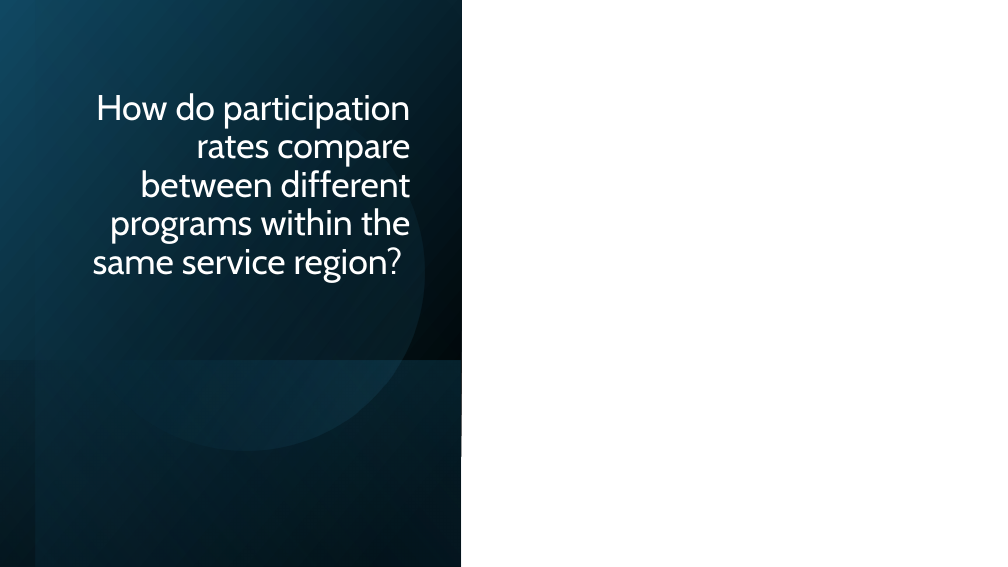
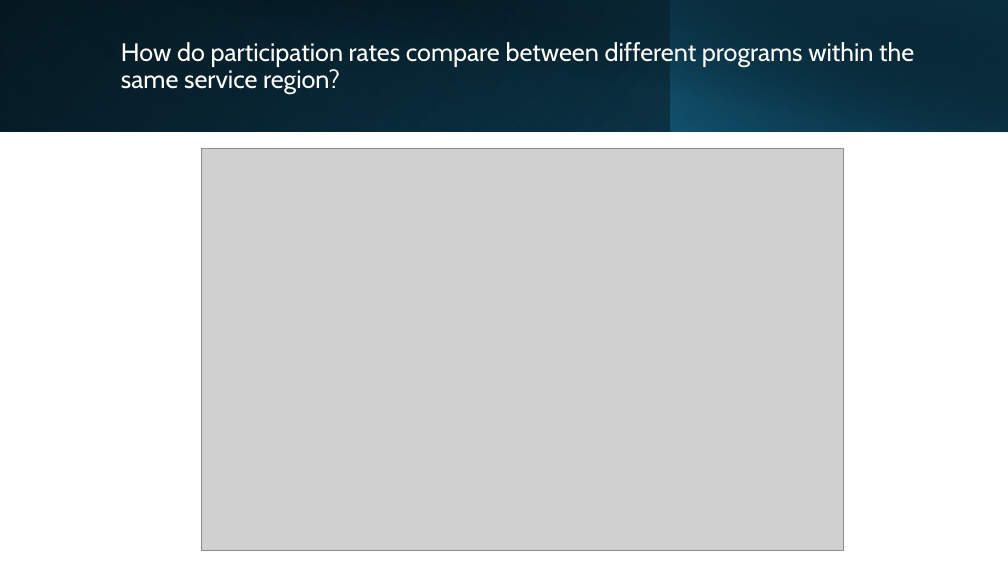
Before and after one commit to Anusha-raju/AmeriCorps-Volunteers, a slide deck: slide 9 of AmeriCorps EDA.pptx (slide 11 before the commit). Drawn at 1008x567 pixels with LibreOffice and Linux fonts; fonts in the diff are those of the drawing; grey boxes stand for pictures. Boxes give left, top, right and bottom in pixels: in the first picture for what was removed or moved away, otherwise in the second. Text is boxed around its words. In the diff, an @@ line names an element or a change of style, - is before the commit and + after.

```diff
--- a/AmeriCorps EDA.pptx
+++ b/AmeriCorps EDA.pptx
@@ rectangle removed at <box>0,0,461,567</box> @@
@@ rectangle added at <box>0,0,1008,132</box>, fill gradient #000000 to #104862 @@
@@ rectangle added at <box>0,0,671,132</box>, fill gradient #156082 to #0B3041 @@
@@ rectangle removed at <box>36,0,462,567</box> @@
@@ rectangle added at <box>38,0,1008,132</box>, fill gradient #000000 to #0B3041 @@
@@ title "How do participation rates compare ...": place and size @@
-title "How do participation rates compare ..." at <box>93,93,411,282</box>
+title "How do participation rates compare ..." at <box>121,42,914,95</box>
@@ title "How do participation rates compare ..." at <box>121,42,914,95</box>: size 34 to 24 pt; alignment right to left; vertical alignment bottom to middle @@
@@ rectangle added at <box>671,0,1008,132</box>, fill gradient #156082 to #000000 @@
@@ ellipse removed at <box>36,61,457,482</box> @@
@@ picture added at <box>201,149,844,551</box> @@
@@ rectangle removed at <box>0,360,461,567</box> @@
```
Also in this commit, not shown: 5 other slides changed, 1 slide removed, 2 other files.
